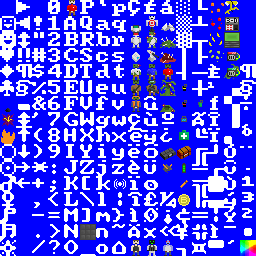
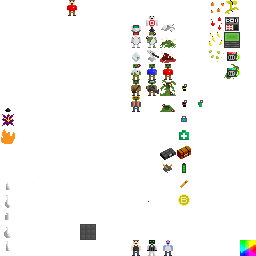
Two versions of the same layered image (256×256). Layer-by-layer changes:
added layer "bottles" above "target dummy" over [4, 182, 14, 251]
painted on "Layer 0" over [0, 176, 16, 256]
hid "Layer 1" over [0, 0, 256, 256]
